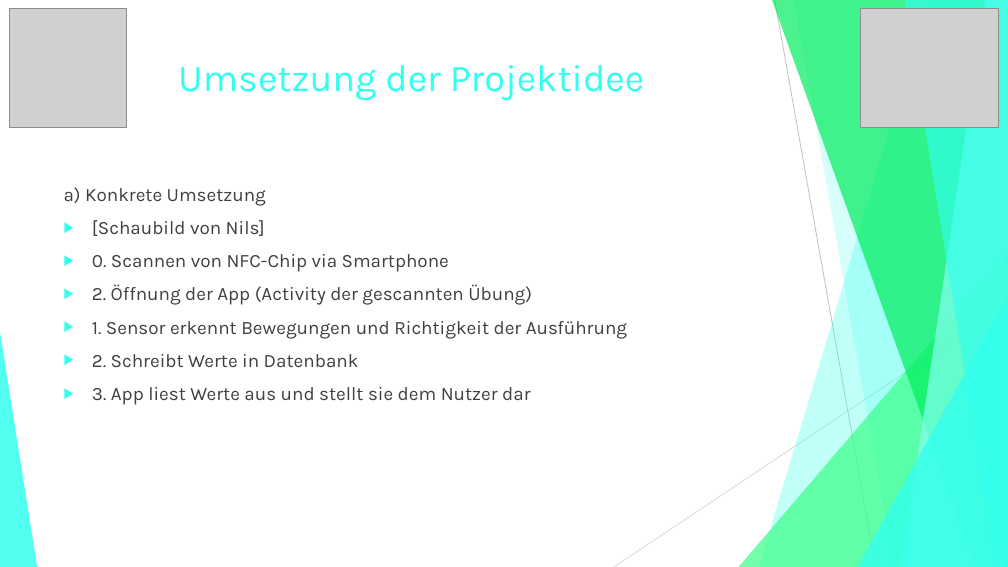
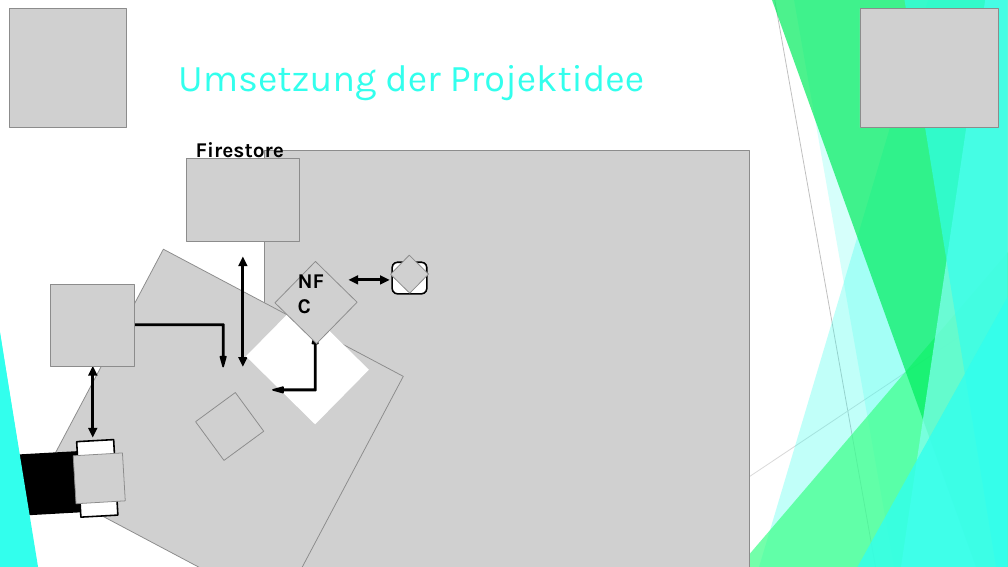
Before and after one commit to jGrochla/PocketCoach, a slide deck: slide 8 of PocketCoachExcel-PDF/PowerPoints/PocketCoach.pptx (slide 6 before the commit). Drawn at 1008x567 pixels with LibreOffice and Linux fonts; fonts in the diff are those of the drawing; grey boxes stand for pictures. Boxes give left, top, right and bottom in pixels: in the first picture for what was removed or moved away, otherwise in the second. Text is boxed around its words. In the diff, an @@ line names an element or a change of style, - is before the commit and + after.

```diff
--- a/PocketCoachExcel-PDF/PowerPoints/PocketCoach.pptx
+++ b/PocketCoachExcel-PDF/PowerPoints/PocketCoach.pptx
@@ text removed at <box>64,187,627,405</box> @@
-a) Konkrete Umsetzung
-▶ [Schaubild von Nils]
-▶ 0. Scannen von NFC-Chip via Smartphone
-▶ 2. Öffnung der App (Activity der gescannten Übung)
-▶ 1. Sensor erkennt Bewegungen und Richtigkeit der Ausführung
-▶ 2. Schreibt Werte in Datenbank
-▶ 3. App liest Werte aus und stellt sie dem Nutzer dar
@@ group added at <box>17,142,749,567</box>: 8 pictures, 3 rectangles, 3 double arrows, 2 left up arrows, 2 texts, 1 rounded rectangle @@
+NFC
+Firestore
@@ right triangle added at <box>0,291,175,567</box>, fill #32FFED @@
```
Also in this commit, not shown: 6 other slides changed, 4 slides added, 1 slide removed, 1 other file.
